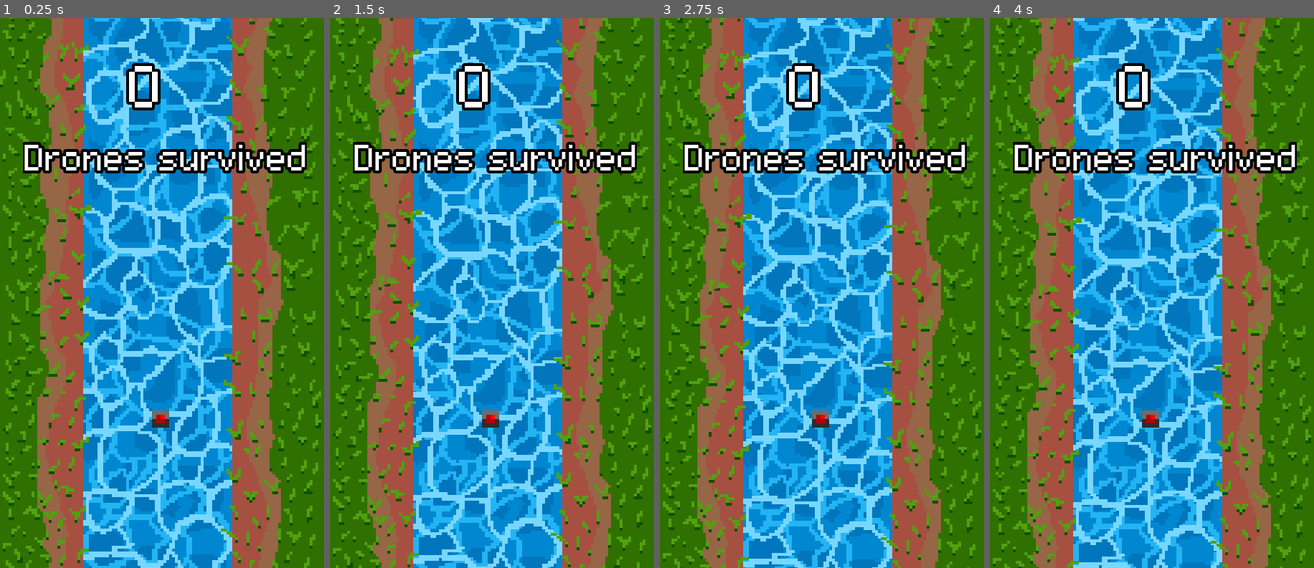
Above: before the commit, frames 1-4 (left to right).
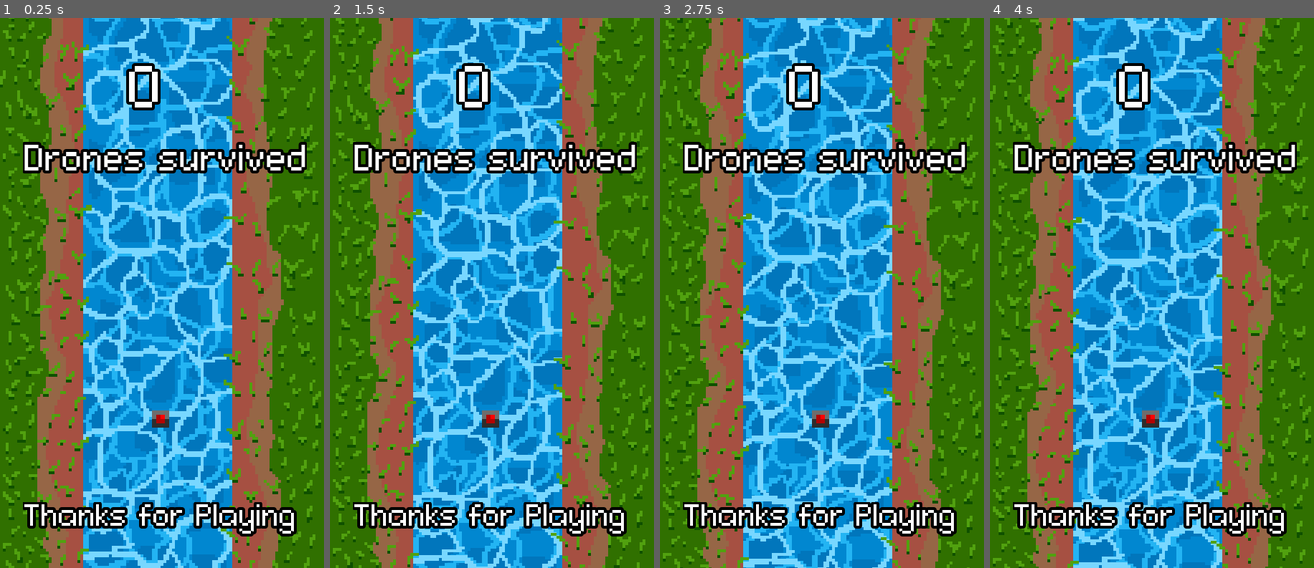
Above: after the commit, the same moments.

Repository: Fl0xy/LD44_Your_life_is_currency
Game: Godot game, scene res://scenes/gameWon.tscn
The game is run twice, just before and just after one commit, with the same random seed, the same clock (stepped at 60 frames per second) and the same inputs. This scene is started directly instead of the project's main scene.
Inputs:
- Up to frame 1 (0.25 s): no input
- Up to frame 2 (1.5 s): tap Enter (ui_accept) at 0.5, 0.77 s; hold D (right) 0.53-1.28 s; tap Space (fire) at 0.6, 1.35 s; hold S (down) from 1.28 s (still down)
- Up to frame 3 (2.75 s): tap Enter (ui_accept) at 1.52 s; release S (down) at 2.03 s; hold D (right) from 2.03 s (still down); tap Space (fire) at 2.1 s
- Up to frame 4 (4 s): release D (right) at 2.78 s; hold Up (ui_up) 2.78-3.53 s; tap Space (fire) at 2.85, 3.6 s; tap Enter (ui_accept) at 3.02, 3.77 s; hold A (left) from 3.53 s (still down)

The runs differ from the first frame. In frame 1, 3.1% of the frame differs, in the area x 7-92%, y 88-95%; in frame 2, 3.1%; in frame 3, 3.1%; in frame 4, 3.1%.

Commit message:
late

Diff:
--- a/scenes/gameWon.tscn
+++ b/scenes/gameWon.tscn
@@ -13,6 +13,12 @@
 
 [sub_resource type="DynamicFont" id=2]
 size = 20
+outline_size = 1
+outline_color = Color( 0, 0, 0, 1 )
+font_data = ExtResource( 3 )
+
+[sub_resource type="DynamicFont" id=3]
+size = 10
 outline_size = 1
 outline_color = Color( 0, 0, 0, 1 )
 font_data = ExtResource( 3 )
@@ -44,3 +50,12 @@
 
 [node name="Node2D" parent="." instance=ExtResource( 4 )]
 speedFactor = 0.001
+
+[node name="RichTextLabel2" type="RichTextLabel" parent="."]
+margin_left = 8.0
+margin_top = 168.943
+margin_right = 104.0
+margin_bottom = 182.943
+custom_fonts/normal_font = SubResource( 3 )
+text = "Thanks for Playing"
+scroll_active = false
--- a/scenes/start.tscn
+++ b/scenes/start.tscn
@@ -150,6 +150,7 @@
 
 [node name="Node2D" parent="." instance=ExtResource( 3 )]
 speedFactor = 0.01
+
 [connection signal="pressed" from="Button" to="." method="_on_Button_pressed"]
 [connection signal="pressed" from="Button2" to="." method="_on_Button2_pressed"]
 [connection signal="pressed" from="SP" to="." method="_on_SP_pressed"]
Not shown: 1 places in scenes/gameWon.tscn that only renumber resources
